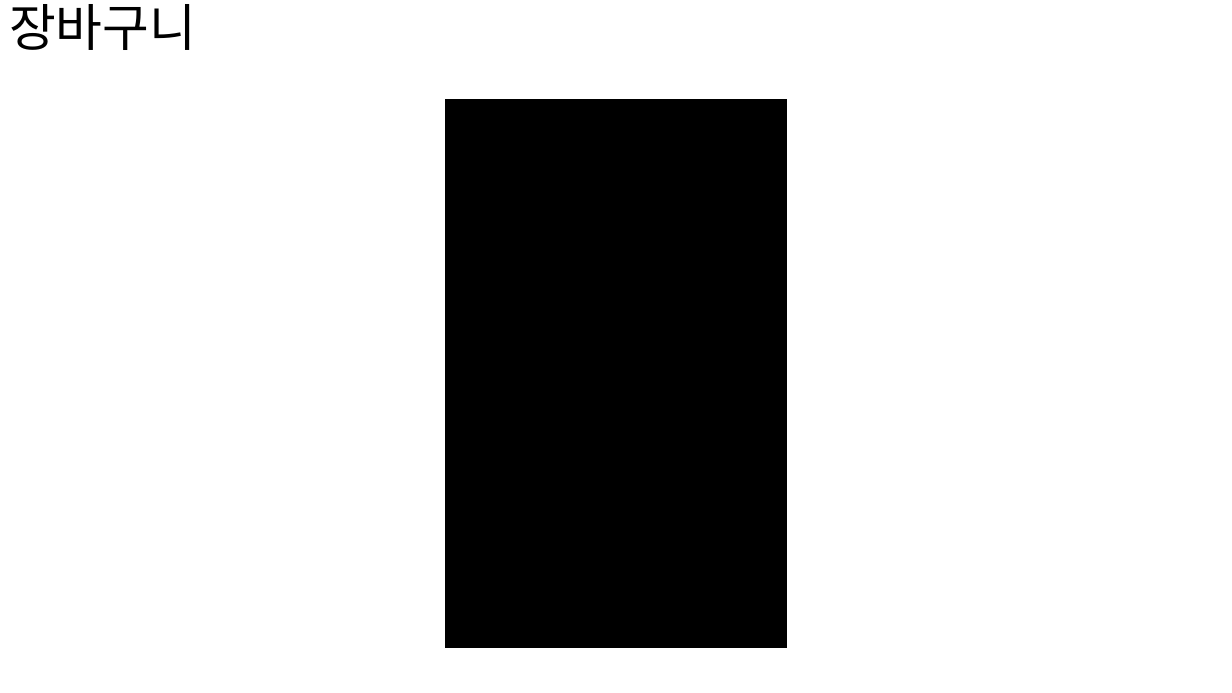
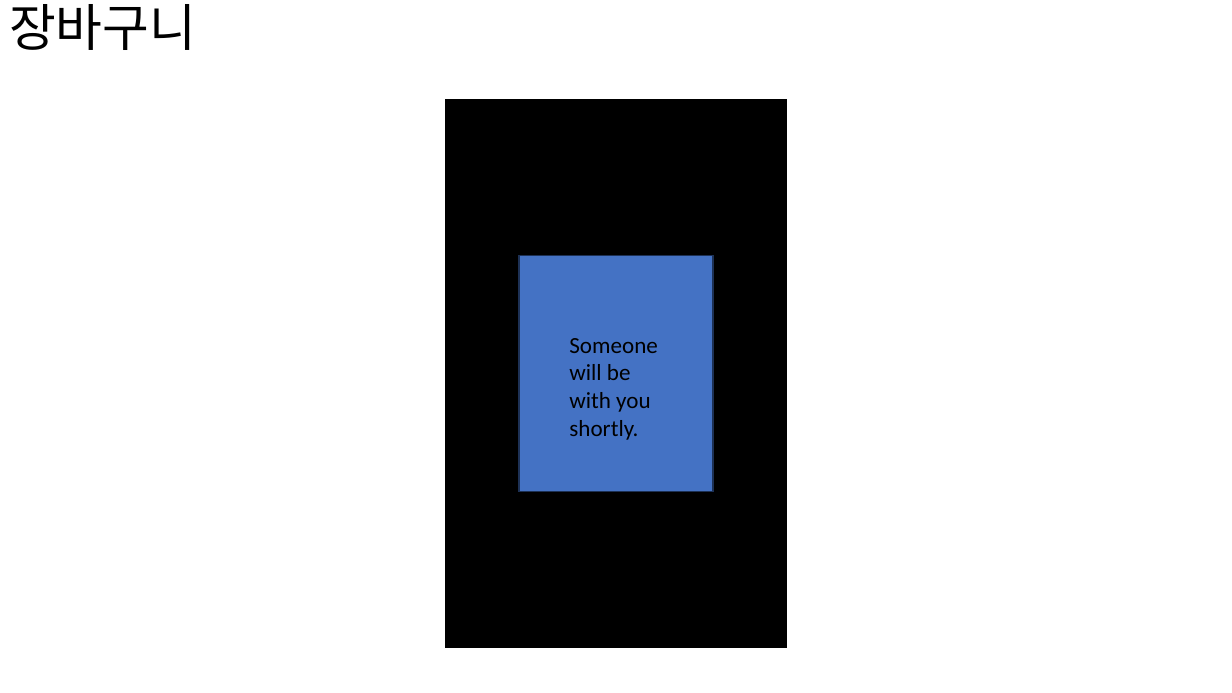
Before and after one commit to albc99/proj_bell, a slide deck: slide 3 of bell_proj_initial_design.pptx. Drawn at 1232x693 pixels with LibreOffice and Linux fonts; fonts in the diff are those of the drawing. Boxes give left, top, right and bottom in pixels: in the first picture for what was removed or moved away, otherwise in the second. Text is boxed around its words. In the diff, an @@ line names an element or a change of style, - is before the commit and + after.

```diff
--- a/bell_proj_initial_design.pptx
+++ b/bell_proj_initial_design.pptx
@@ rectangle added at (519,256,714,492), fill #4472C4, outline #1E3256 1 pt @@
@@ text added at (569,338,657,440), 18 pt, text #000000 @@
+Someone will be with you shortly.
```
Also in this commit, not shown: 5 other files.
